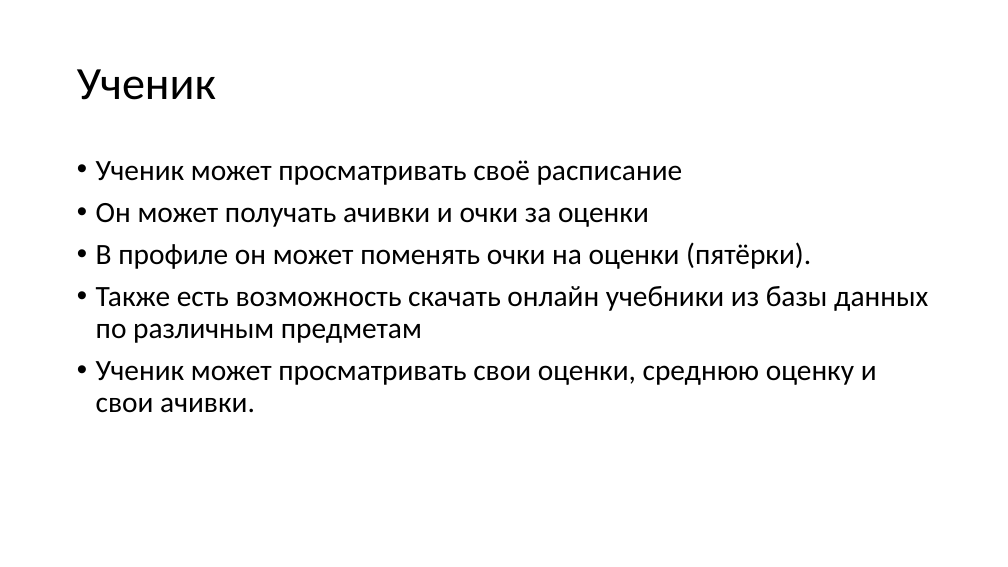
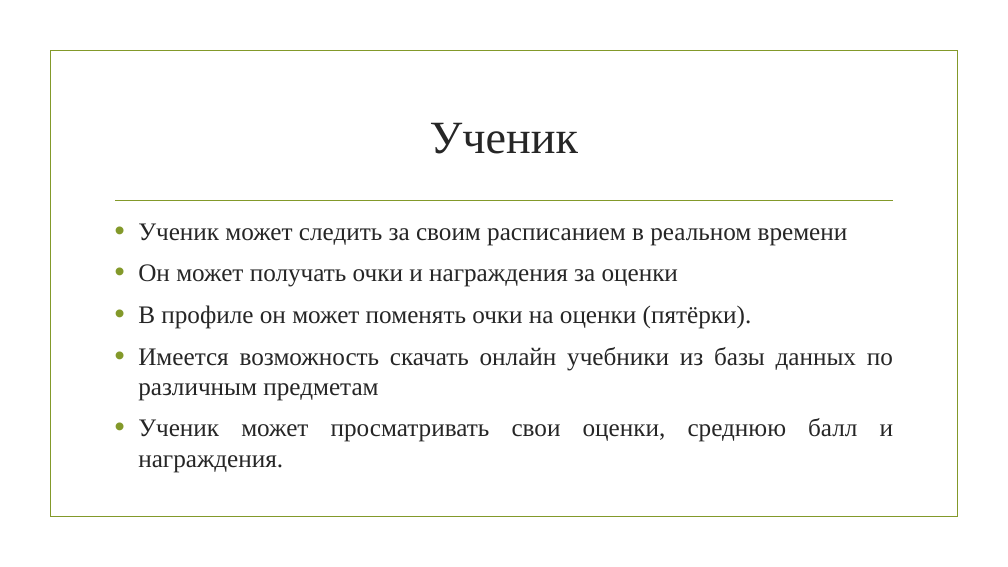
Before and after one commit to CringeCode228/WebSite, a slide deck: slide 7 of Электронный дневник.pptx (slide 6 before the commit). Drawn at 1008x567 pixels with LibreOffice and Linux fonts; fonts in the diff are those of the drawing; background and template pictures are left out. Boxes give left, top, right and bottom in pixels: in the first picture for what was removed or moved away, otherwise in the second. Text is boxed around its words. In the diff, an @@ line names an element or a change of style, - is before the commit and + after.

```diff
--- a/Электронный дневник.pptx
+++ b/Электронный дневник.pptx
@@ rectangle added at [50,51,957,517], outline #83992A 1.25 pt @@
@@ title "Ученик": place and size @@
-title "Ученик" at [77,69,216,100]
+title "Ученик" at [430,122,578,154]
@@ title "Ученик" at [430,122,578,154]: font Calibri to Times New Roman, text colour #000000 to #262626; alignment left to centre; line spacing 0.9 to 1 @@
@@ line added from (116, 200) to (893, 200), #83992A 1.25 pt @@
@@ text "Ученик может следить за своим ...": place and size @@
-text "Ученик может следить за своим ..." at [96,160,928,413]
+text "Ученик может следить за своим ..." at [138,223,893,473]
@@ text at [138,223,848,287]: text changed; size 28 to 24 pt; font Calibri to Times New Roman; text colour #000000 to #262626 @@
-• Ученик может просматривать своё расписание
-• Он может получать ачивки и очки за оценки
+• Ученик может следить за своим расписанием в реальном времени
+• Он может получать очки и награждения за оценки
@@ text at [138,305,752,329]: size 28 to 24 pt, font Calibri to Times New Roman, text colour #000000 to #262626 in "В профиле он может поменять очки на ..."; alignment left to justified; indent changed; line spacing 0.9 to 1 @@
@@ text at [138,347,893,473]: text changed; size 28 to 24 pt; font Calibri to Times New Roman; text colour #000000 to #262626 @@
-• Также есть возможность скачать онлайн учебники из базы данных по различным предметам
-• Ученик может просматривать свои оценки, среднюю оценку и свои ачивки.
+• Имеется возможность скачать онлайн учебники из базы данных по различным предметам
+• Ученик может просматривать свои оценки, среднюю балл и награждения.
```
Also in this commit, not shown: 7 other slides changed, 3 slides added, 1 slide removed, 2 other files.
